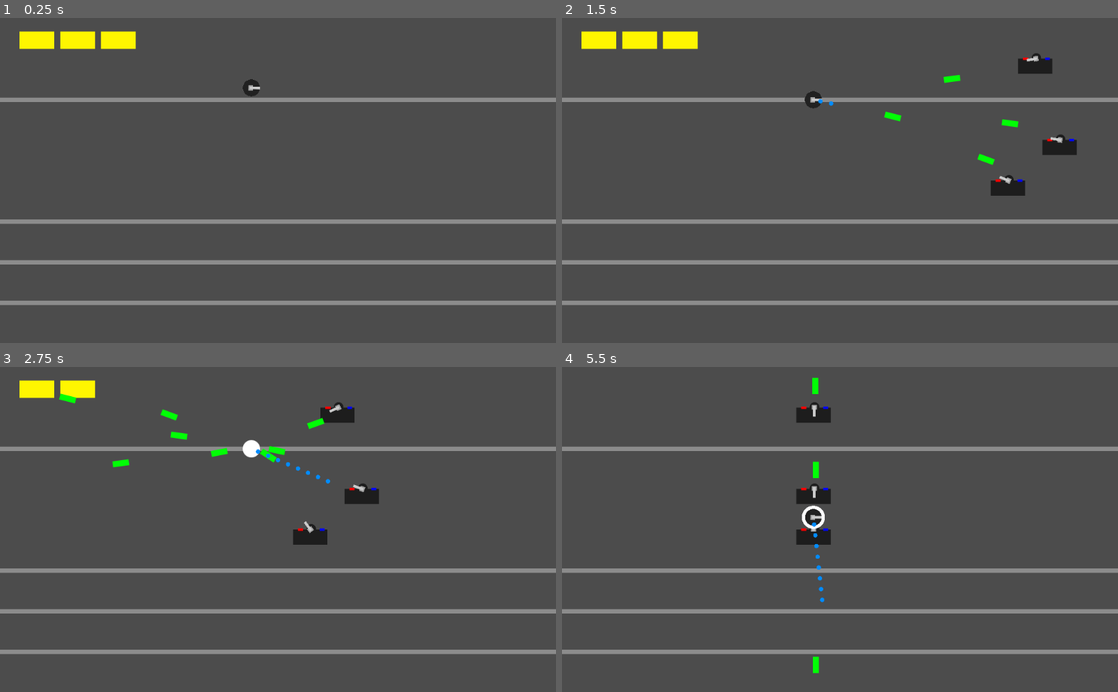
Above: before the commit, frames 1-4 (two rows, left to right).
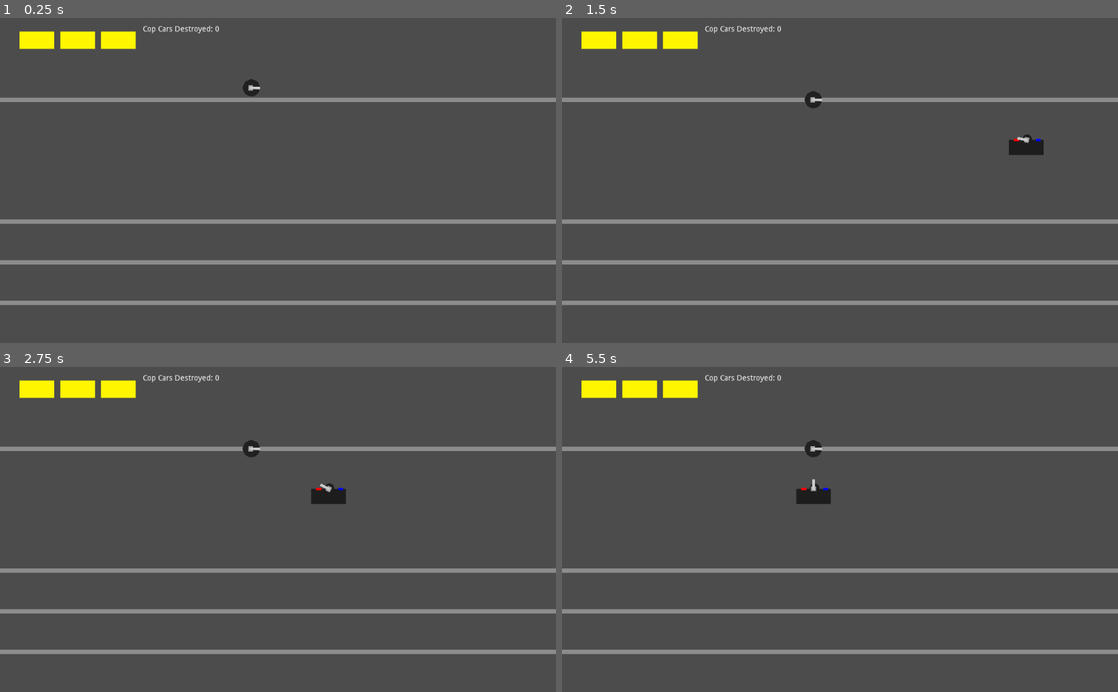
Above: after the commit, the same moments.

Repository: assert-justice/MagCycle
Game: Godot game, scene res://Game.tscn
Two runs of this game, one before a commit and one after it. Both use one fixed random seed, a clock stepped at 60 frames per second and the inputs below.
Inputs:
- Up to frame 1 (0.25 s): no input
- Up to frame 2 (1.5 s): no input
- Up to frame 3 (2.75 s): no input
- Up to frame 4 (5.5 s): no input

The runs differ from the first frame. In frame 1, 0.1% of the frame differs, in the area x 25-40%, y 2-5%; in frame 2, 1.6%; in frame 3, 2.4%; in frame 4, 2.4%, in the area x 3-49%, y 2-95%.

Commit message:
added breather wave

Diff:
--- a/scripts/CopCar.gd
+++ b/scripts/CopCar.gd
@@ -8,6 +8,7 @@
 export var wiggle_speed = 1000
 export var health = 1
 export var alive = true
+export var can_shoot = true
 var wiggle_clock = -1
 var velocity = Vector2()
 var bullet_path = 'res://BadBullet.tscn'
@@ -44,7 +45,7 @@
 	velocity.x += dx
 	velocity.x = clamp(velocity.x, -speed, speed) * delta
 	self.position.x += velocity.x
-	if fire_clock < 0:
+	if fire_clock < 0 and can_shoot:
 		fire_clock = fire_time
 		var bullet = bullet_scene.instance()
 		self.get_parent().add_child(bullet)
--- a/scripts/GameManager.gd
+++ b/scripts/GameManager.gd
@@ -14,12 +14,32 @@
 var game_scene = null
 var game = null
 var started = false
+var player = null
 
 func _ready():
 	cop_cars = []
 	cop_car_scene = load(cop_car_path)
 	game_scene = load(scene_path)
 	load_scene()
+
+func first_wave():
+	wave_time = rand_range(min_wave_time, max_wave_time)
+	var wave_size = 1
+	var rails = $Scene/Rails.lanes.duplicate()
+	var num_rails = len(rails)
+	while wave_size + len(rails) > num_rails:
+		if len(rails) == 0:
+			return
+		var rail = rails[randi() % len(rails)]
+		rails.erase(rail)
+		var car = cop_car_scene.instance()
+		car.can_shoot = false
+		#car.emit_signal('set_pos', Vector2(1100, rail.y))
+		car.position.x = 1100 + randf() * 200
+		car.position.y = rail.y
+		car.scale *= 0.5
+		$Scene.add_child(car)
+		cop_cars.append(car)
 
 func wave():
 	wave_time = rand_range(min_wave_time, max_wave_time)
@@ -50,7 +70,8 @@
 		$Scene.add_child(chunk)
 		chunks.append(chunk)
 	$Scene/HealthChunk.visible = false
-	wave()
+	player = $Scene/Player
+	first_wave()
 
 func reload_scene():
 	cop_cars.clear()
@@ -61,15 +82,15 @@
 func _process(_delta):
 	if Input.is_action_just_pressed("reset"):
 		reload_scene()
-	if $Scene/Player == null:
+	if player == null:
 		return
+	$Scene/RichTextLabel.text = 'Cop Cars Destroyed: ' + str(cars_destroyed)
 	for i in range(len(chunks)):
 		chunks[i].visible = i < $Scene/Player.health
 	for i in range(len(cop_cars)):
 		if not cop_cars[i]:
 			cop_cars.erase(cop_cars[i])
 			cars_destroyed += 1
-			$Scene/RichTextLabel.text = 'Cop Cars Destroyed: ' + str(cars_destroyed)
 			break
 	if len(cop_cars) == 0:
 		wave()
--- a/scripts/Player.gd
+++ b/scripts/Player.gd
@@ -59,19 +59,20 @@
 	rails = get_tree().get_nodes_in_group("Rails")[0].rails
 
 	velocity.y += gravity_power
-	var rail_dis = INF
+	var rail_dis = 10000
+	var closest_rail = null
+	if rails == null:
+		rails = get_tree().get_nodes_in_group("Rails")[0].rails
+	for rail in rails:
+		var dis = abs(self.position.y - rail.y)
+		if dis < rail_dis:
+			rail_dis = dis
+			closest_rail = rail
 	if (not Input.is_action_pressed("fall")) and (not velocity.y < 0):
-		if rails == null:
-			rails = get_tree().get_nodes_in_group("Rails")[0].rails
-		for rail in rails:
-			var dis = abs(self.position.y - rail.y)
-			if dis < rail_dis:
-				rail_dis = dis
-			if dis < clamp_distance:
-				self.position.y = rail.y
-				velocity.y = 0
-				break
-	if Input.is_action_just_pressed("jump") and (len(jumpable) > 0 or rail_dis < 50):
+		if rail_dis < clamp_distance:
+			self.position.y = closest_rail.y
+			velocity.y = 0
+	if Input.is_action_just_pressed("jump") and (len(jumpable) > 0 or rail_dis < 100):
 		velocity.y -= jump_power
 		if velocity.y > -jump_power:
 			velocity.y = -jump_power
